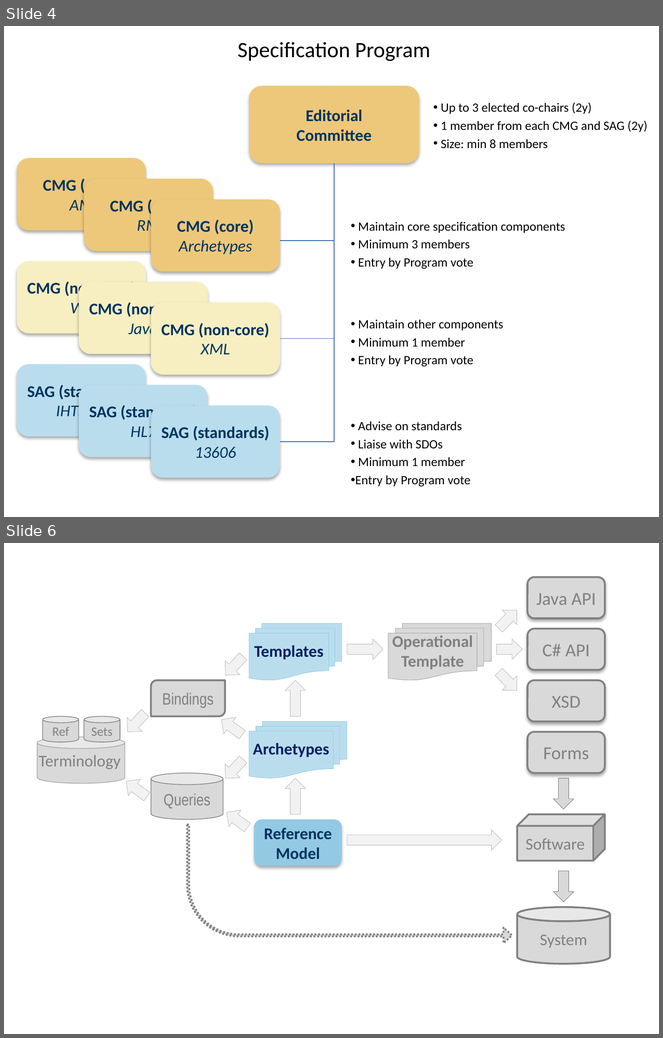
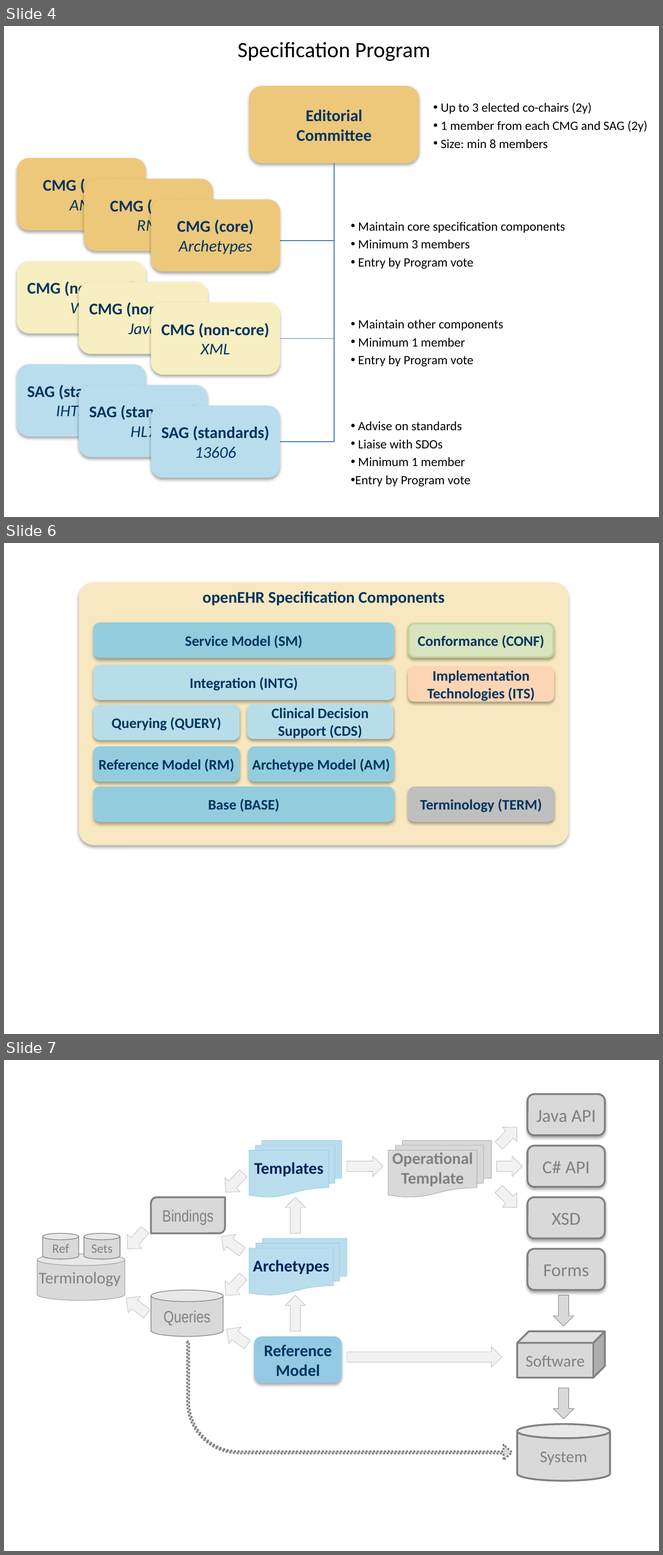
Before and after one commit to openEHR/openehr-website-php, a slide deck: files/openEHR_diagrams_sources.pptx. Shown one above the other, each under a label of ours: slides 4 and 6 before the commit, slides 4, 6 and 7 after it; the slides between them are not shown. The pictures are 663x1038 and 663x1555 pixels, drawn with LibreOffice and Linux fonts; fonts in the diff are those of the drawing. Boxes give left, top, right and bottom in pixels: in the first picture for what was removed or moved away, otherwise in the second. Text is boxed around its words. In the diff, an @@ line names an element or a change of style, - is before the commit and + after.

```diff
--- a/files/openEHR_diagrams_sources.pptx
+++ b/files/openEHR_diagrams_sources.pptx
@@ slide 6 added at [4, 543, 659, 1034], background #FFFFFF @@
@@ rounded rectangle added at [79, 583, 569, 846], fill #F7E8C1, 18 pt, text #00335F, bold @@
+openEHR Specification Components
@@ rounded rectangle added at [94, 624, 394, 657], fill #93CDDD, outline #93CDDD 2 pt, 16 pt, text #00335F, bold @@
+Service Model (SM)
@@ rounded rectangle added at [409, 624, 553, 657], fill #D7E4BD, outline #C3D69B 2 pt, 16 pt, text #00335F, bold @@
+Conformance (CONF)
@@ rounded rectangle added at [94, 666, 394, 699], fill #B7DEE8, outline #B7DEE8 2 pt, 16 pt, text #00335F, bold @@
+Integration (INTG)
@@ rounded rectangle added at [409, 667, 553, 701], fill #FCD5B5, outline #FCD5B5 2 pt, 16 pt, text #00335F, bold @@
+Implementation Technologies (ITS)
@@ rounded rectangle added at [94, 706, 239, 740], fill #B7DEE8, outline #B7DEE8 2 pt, 16 pt, text #00335F, bold @@
+Querying (QUERY)
@@ rounded rectangle added at [248, 705, 392, 738], fill #B7DEE8, outline #B7DEE8 2 pt, 16 pt, text #00335F, bold @@
+Clinical Decision Support (CDS)
@@ rounded rectangle added at [94, 747, 239, 781], fill #93CDDD, outline #93CDDD 2 pt, 16 pt, text #00335F, bold @@
+Reference Model (RM)
@@ rounded rectangle added at [249, 747, 393, 781], fill #93CDDD, outline #93CDDD 2 pt, 16 pt, text #00335F, bold @@
+Archetype Model (AM)
@@ rounded rectangle added at [94, 787, 394, 821], fill #93CDDD, outline #93CDDD 2 pt, 16 pt, text #00335F, bold @@
+Base (BASE)
@@ rounded rectangle added at [409, 787, 553, 821], fill #BFBFBF, outline #BFBFBF 2 pt, 16 pt, text #00335F, bold @@
+Terminology (TERM)
@@ what was slide 6 is now slide 7 @@
```
Also in this commit, not shown: 1 slide changed, 2 other files.
